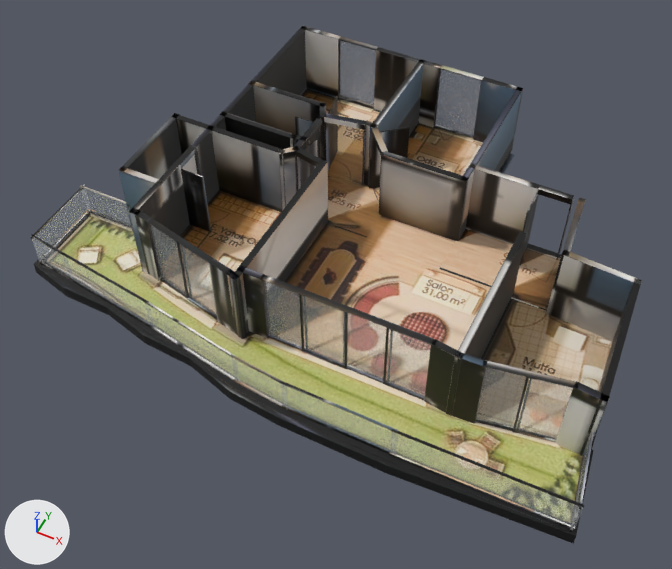
One commit to the glTF model akasya-3d/gol-11/model.glb: the scene before it, then after it.
Both versions are drawn from a camera (50 mm lens) standing at (7.46, -16.77, 18.88) and looking at (-0.15, -1.54, -0.16). Lighting does not change. The marker at lower left points along +X, +Y and +Z. The picture after the commit comes second. Where no turn or scale is listed for an object, it has been applied to the vertices. Vertices at exactly the same position are counted once.
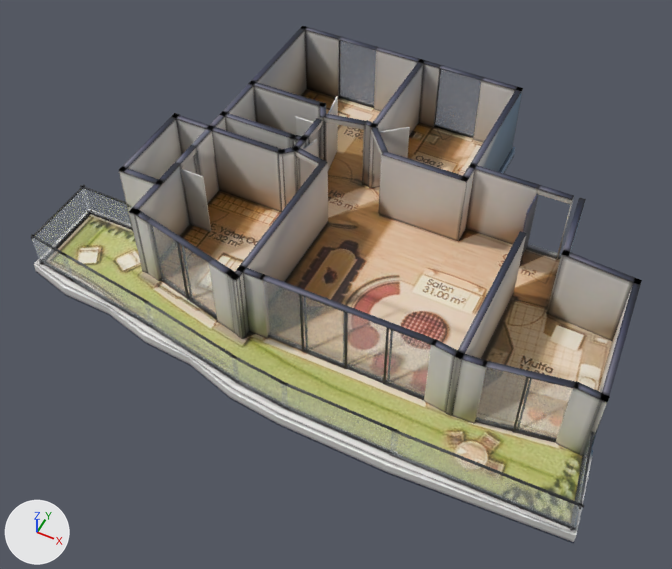
Location of each change, (x1, y1, x2, y2) in pixels of the pictures (672 x 569 px):
'Mesh_0', surface changed (lighter): (33, 26, 642, 544) in both
part 1 of me_mesh_0, built on (mostly hidden afterwards): before (107, 90, 614, 541); after (268, 141, 576, 536)
part 2 of me_mesh_0, added: after (499, 147, 515, 173)
part 3 of me_mesh_0, surface changed: (33, 26, 642, 535) in both

Edits to the bpy script that builds the scene:
```text
Change mat_baked:
    where n3 = _N.new('ShaderNodeMapping'); n3.name = 'Mapping'
    n3.inputs[3].default_value: (15.14, 15.97, 1.0) -> (15.23, 15.97, 1.0)  # 'Scale'
Change me_mesh_0:
    used by ob_mesh_0; location = (-7.94, 6.0, -0.36)
    remove me_mesh_0.from_pydata(...)  # 3894 vertices, 7386 faces; spans x 0.0..15.9, y -12.2..0.0, z 0.0..2.6
    add me_mesh_0.from_pydata(...)  # 2567 vertices, 4590 faces; spans x 0.0..15.9, y -12.2..0.0, z 0.0..2.6
    me_mesh_0 part 1: 24 vertices moved within x 1.6..13.4, y -10.3..-3.5, z 0.1..0.4; 1344 vertices removed from x 1.6..14.9, y -10.6..0.0, z 0.0..0.4; 15 vertices added at x 5.1..11.9, y -10.3..-6.0, z 0.0..0.3
    me_mesh_0 part 2: 2 vertices added at x 10.3, y 0.0, z 0.0..0.3
    me_mesh_0 part 3: 1737 kept faces spanning x 0.0..15.9, y -12.2..0.0, z 0.0..2.6 get new texture (UV) coordinates
```
